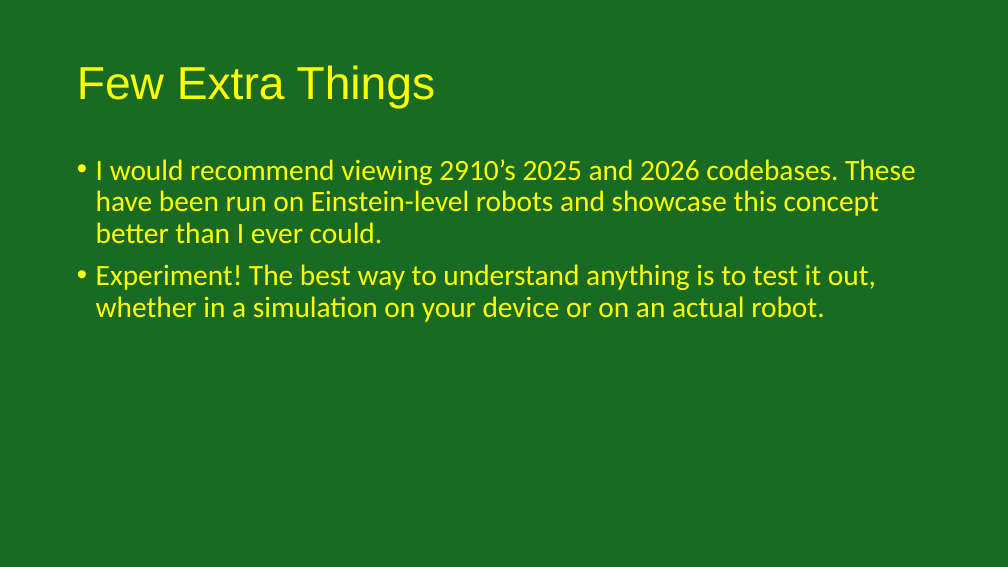
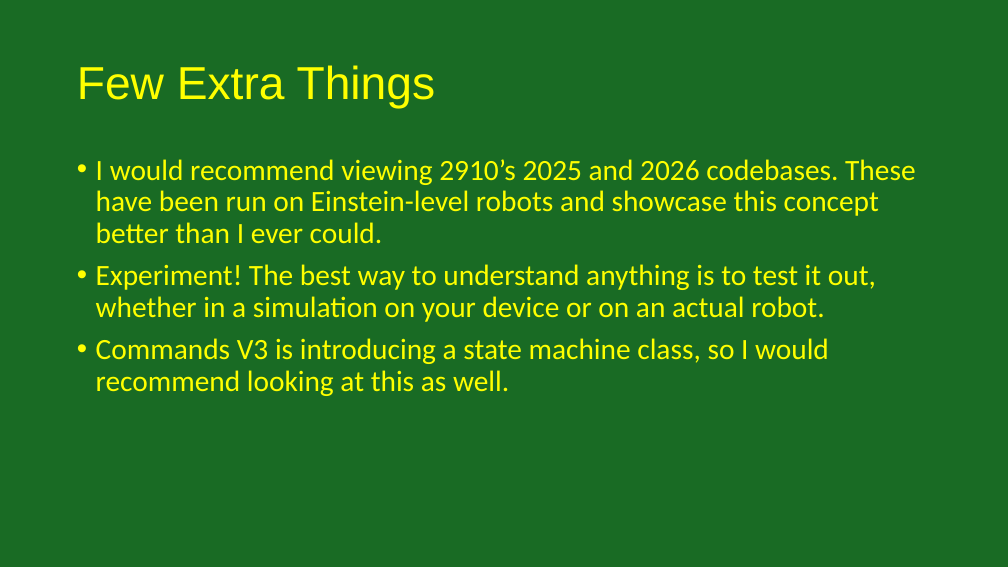
Before and after one commit to Funkyfox2/RRN-Bootcamp-2026, a slide deck: slide 10 of Presentations/StateBasedProgramming-Friday7PM.pptx. Drawn at 1008x567 pixels with LibreOffice and Linux fonts; fonts in the diff are those of the drawing. Boxes give left, top, right and bottom in pixels: in the first picture for what was removed or moved away, otherwise in the second. Text is boxed around its words. In the diff, an @@ line names an element or a change of style, - is before the commit and + after.

```diff
--- a/Presentations/StateBasedProgramming-Friday7PM.pptx
+++ b/Presentations/StateBasedProgramming-Friday7PM.pptx
@@ text at (x1=96, y1=338, x2=829, y2=396): paragraph added @@
+• Commands V3 is introducing a state machine class, so I would recommend looking at this as well.
```
Also in this commit, not shown: 1 other slide changed, 1 slide added, 8 other files.
